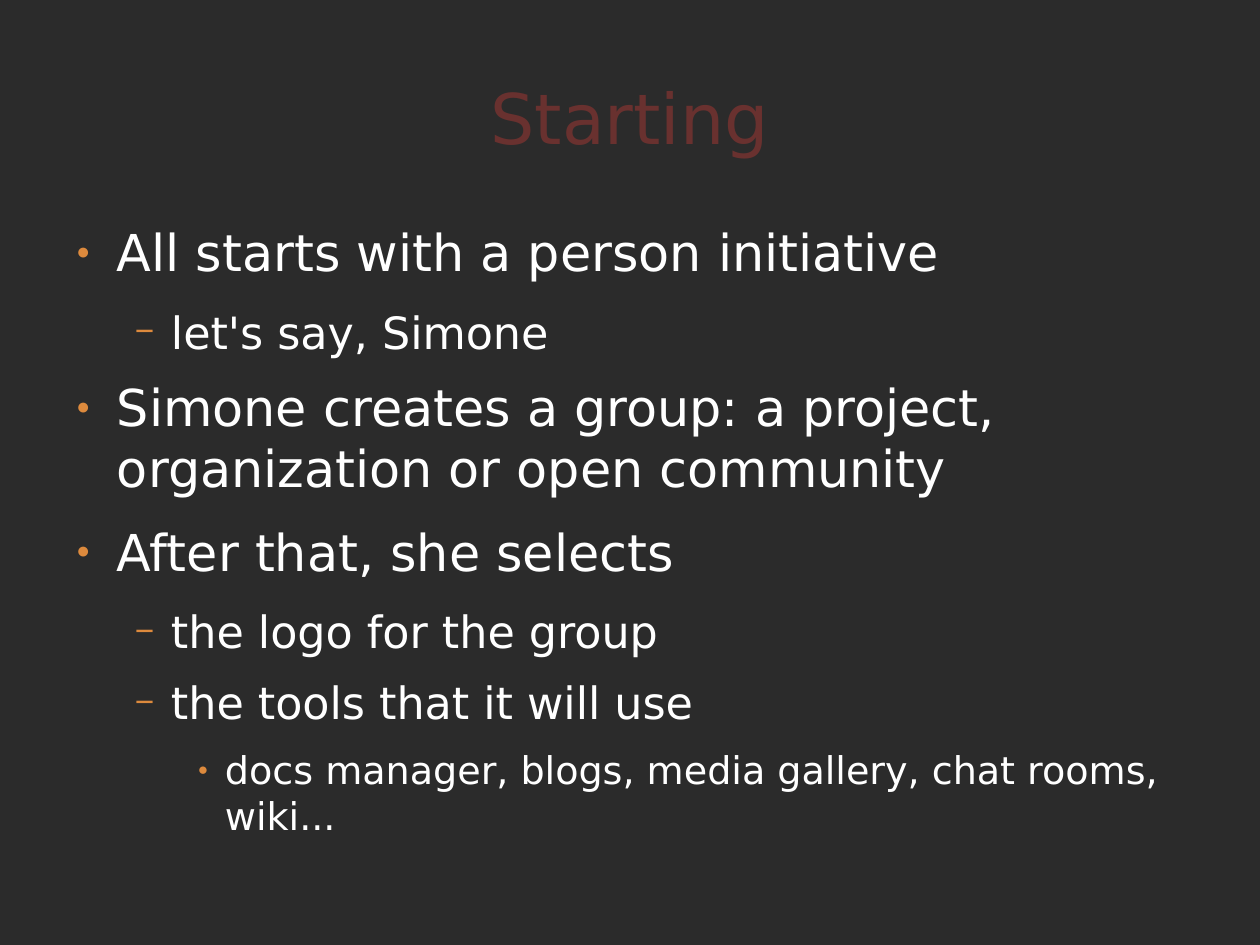
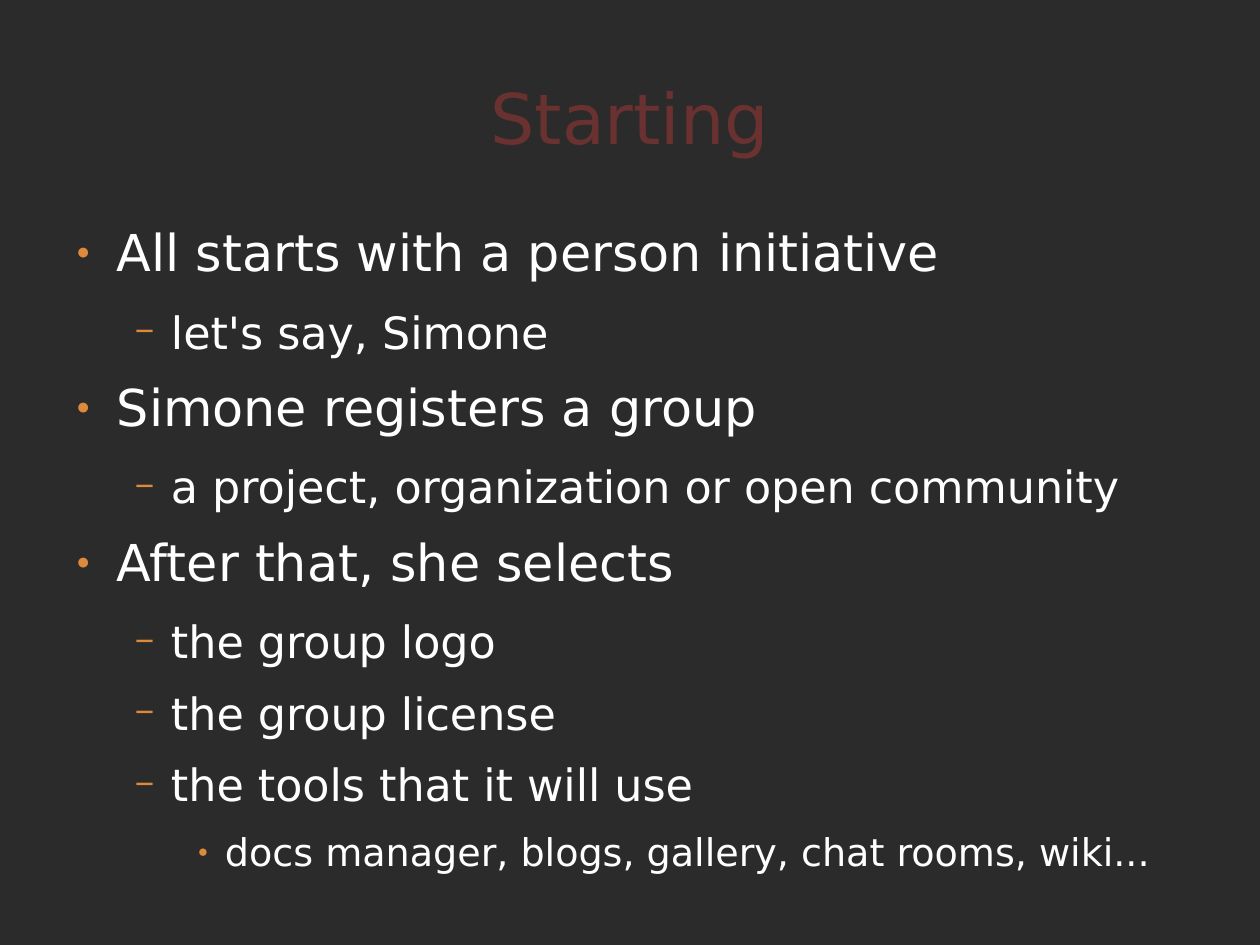
Before and after one commit to comunes/kune, a slide deck: slide 5 of doc/kune-dic-08.odp (slide 7 before the commit). Drawn at 1260x945 pixels with LibreOffice and Linux fonts; fonts in the diff are those of the drawing; background and template pictures are left out; a plain dark background stands for a picture behind light text. Boxes give left, top, right and bottom in pixels: in the first picture for what was removed or moved away, otherwise in the second. Text is boxed around its words. In the diff, an @@ line names an element or a change of style, - is before the commit and + after.

Commit message:
Kune presentation improved: translation, organization and design

```diff
--- a/doc/kune-dic-08.odp
+++ b/doc/kune-dic-08.odp
@@ text at [117, 387, 1119, 513]: text changed; size 32 to 28 pt @@
-● Simone creates a group: a project, organization or open community
+● Simone registers a group
+  − a project, organization or open community
@@ text at [171, 624, 556, 740]: text changed @@
-  − the logo for the group
+  − the group logo
+  − the group license
@@ text at [225, 837, 1150, 874]: text changed @@
-    ● docs manager, blogs, media gallery, chat rooms, wiki...
+    ● docs manager, blogs, gallery, chat rooms, wiki...
```
Also in this commit, not shown: 13 other slides changed, 2 slides removed.
